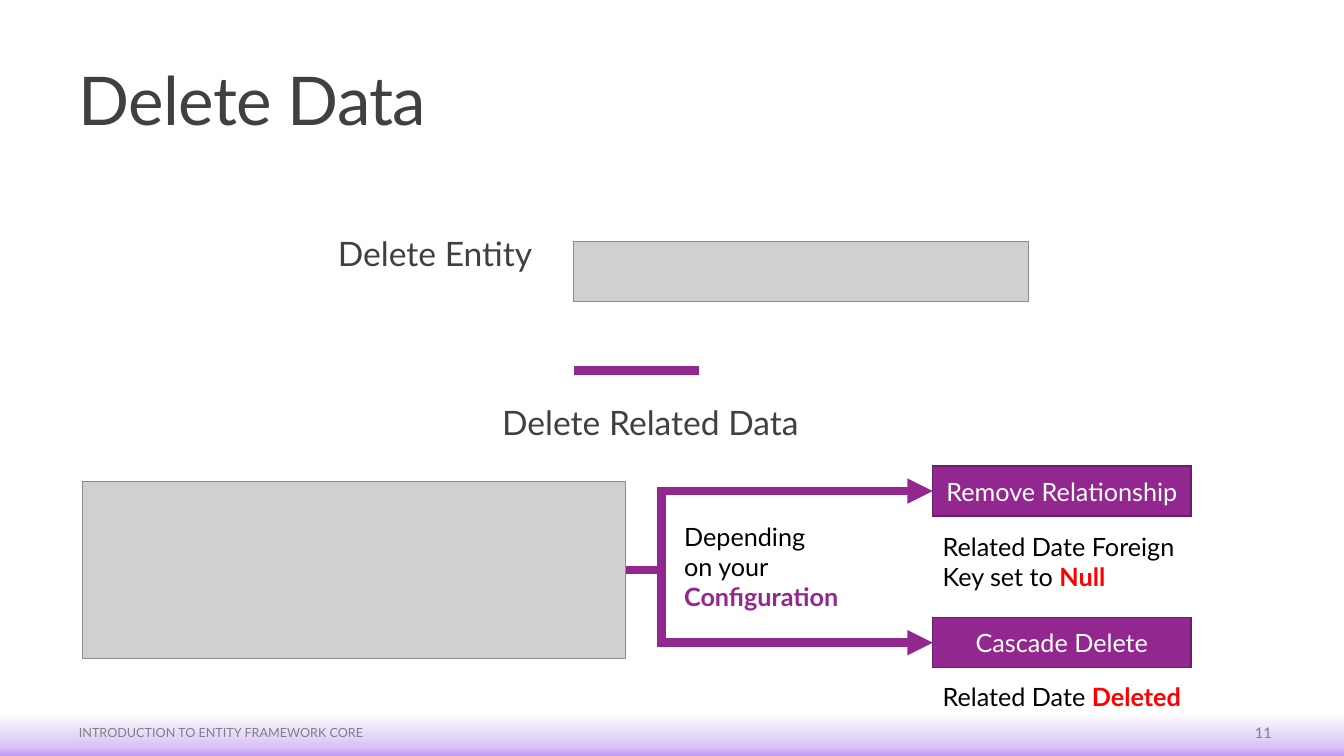
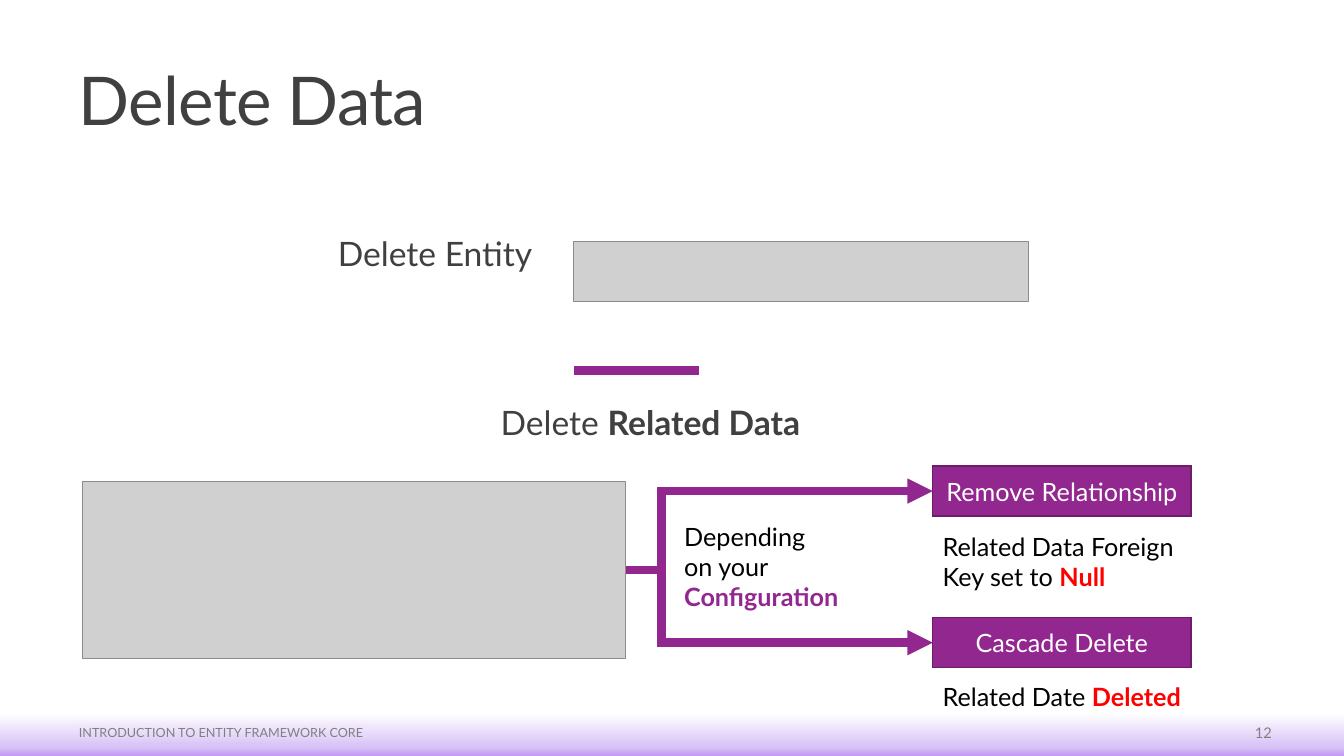
Before and after one commit to c0j0s/StudentManagementSystem, a slide deck: slide 12 of Training Materials/Lecture/3. Interacting with Your Data Model.pptx (slide 11 before the commit). Drawn at 1344x756 pixels with LibreOffice and Linux fonts; fonts in the diff are those of the drawing; grey boxes stand for pictures. Boxes give left, top, right and bottom in pixels: in the first picture for what was removed or moved away, otherwise in the second. Text is boxed around its words. In the diff, an @@ line names an element or a change of style, - is before the commit and + after.

```diff
--- a/Training Materials/Lecture/3. Interacting with Your Data Model.pptx
+++ b/Training Materials/Lecture/3. Interacting with Your Data Model.pptx
@@ text "Delete Related Data" at [501,410,801,436]: bold on in "Related Data" @@
@@ text at [943,537,1174,591]: text changed @@
-Related Date Foreign Key set to Null
+Related Data Foreign Key set to Null
@@ page number at [1255,727,1272,738]: text changed @@
-11
+12
```
Also in this commit, not shown: 3 other slides changed, 1 slide added, 5 other files.
